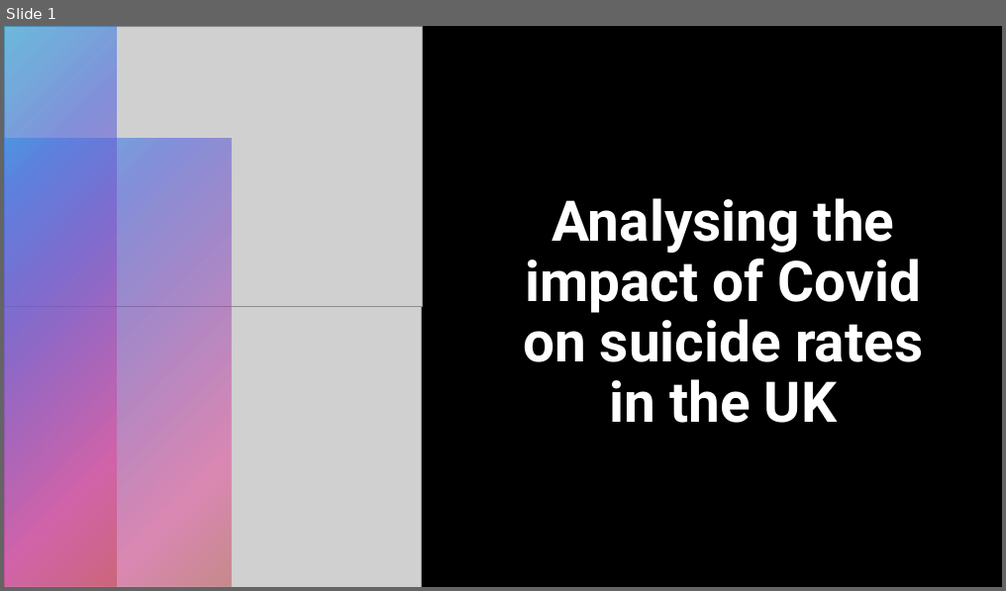
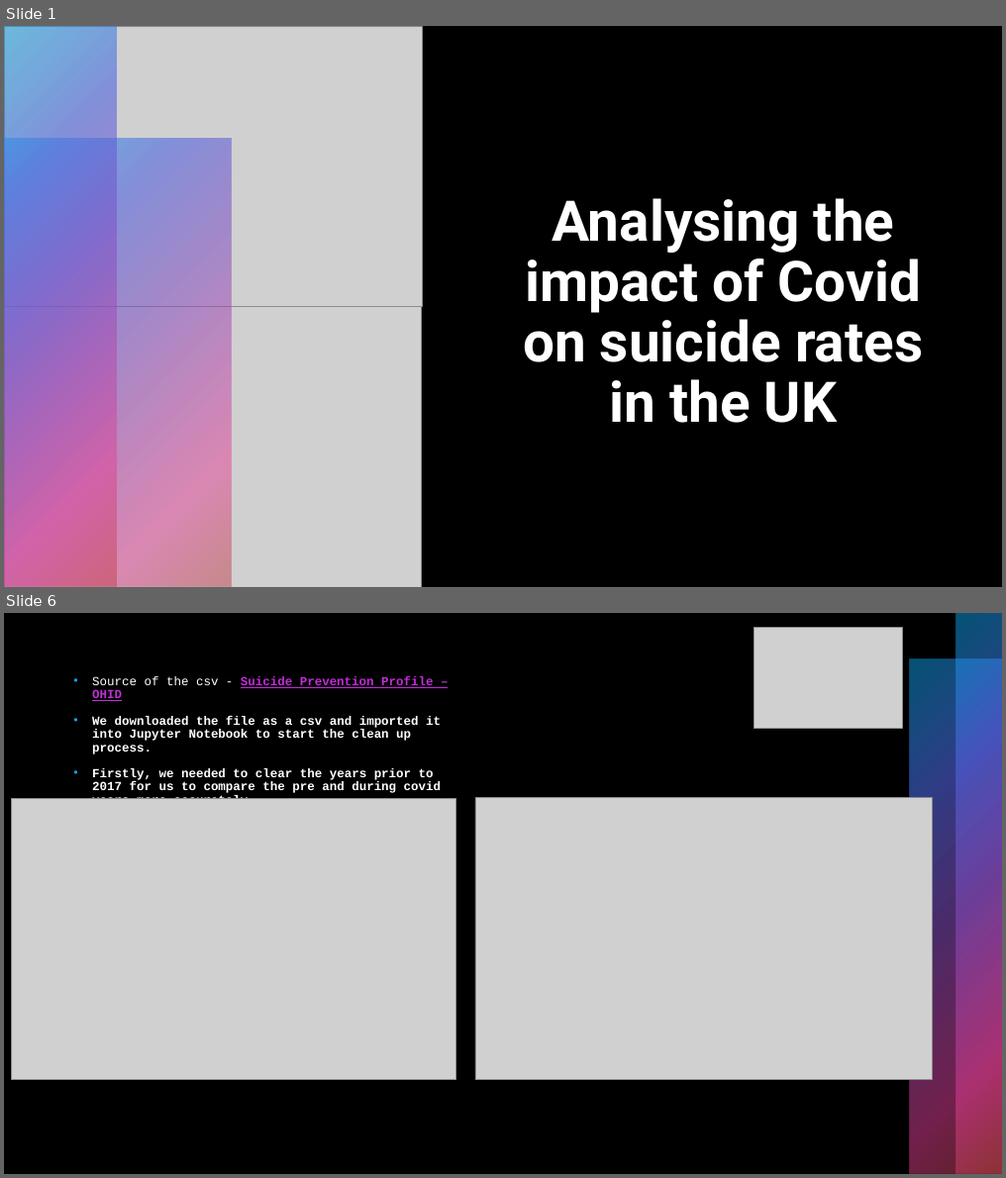
Before and after one commit to HJandu/Project_1_Covid19, a slide deck: Project 1 Presentation.pptx. Shown one above the other, each under a label of ours: slide 1 before the commit, slides 1 and 6 after it; the slides between them are not shown. The pictures are 1006x591 and 1006x1178 pixels, drawn with LibreOffice and Linux fonts; fonts in the diff are those of the drawing; grey boxes stand for pictures. Boxes give left, top, right and bottom in pixels: in the first picture for what was removed or moved away, otherwise in the second. Text is boxed around its words. In the diff, an @@ line names an element or a change of style, - is before the commit and + after.

```diff
--- a/Project 1 Presentation.pptx
+++ b/Project 1 Presentation.pptx
@@ slide 6 added at <box>4,613,1002,1174</box>, background #000000 @@
@@ rectangle added at <box>4,613,51,1174</box>, fill gradient #0BA5E8 to #5066E1 to #894EC0 to #E54196 to #BE4449 @@
@@ rectangle added at <box>4,613,1002,1174</box>, fill #000000 @@
@@ picture added at <box>754,628,903,728</box> @@
@@ rectangle added at <box>955,613,1002,1174</box>, fill gradient #0BA5E8 to #5066E1 to #894EC0 to #E54196 to #BE4449 @@
@@ rectangle added at <box>4,660,97,1174</box>, fill gradient #0BA5E8 to #5066E1 to #894EC0 to #E54196 to #BE4449 @@
@@ rectangle added at <box>909,660,1002,1174</box>, fill gradient #0BA5E8 to #5066E1 to #894EC0 to #E54196 to #BE4449 @@
@@ text added at <box>92,676,441,799</box>, 11.9 pt, text #FFFFFF, bold @@
+• Source of the csv - Suicide Prevention Profile – OHID
+• We downloaded the file as a csv and imported it into Jupyter Notebook to start the clean up process.
+• Firstly, we needed to clear the years prior to 2017 for us to compare the pre and during covid years more accurately.
@@ picture added at <box>12,799,456,1080</box> @@
@@ picture added at <box>475,797,933,1080</box> @@
```
Also in this commit, not shown: 22 other slides added.
